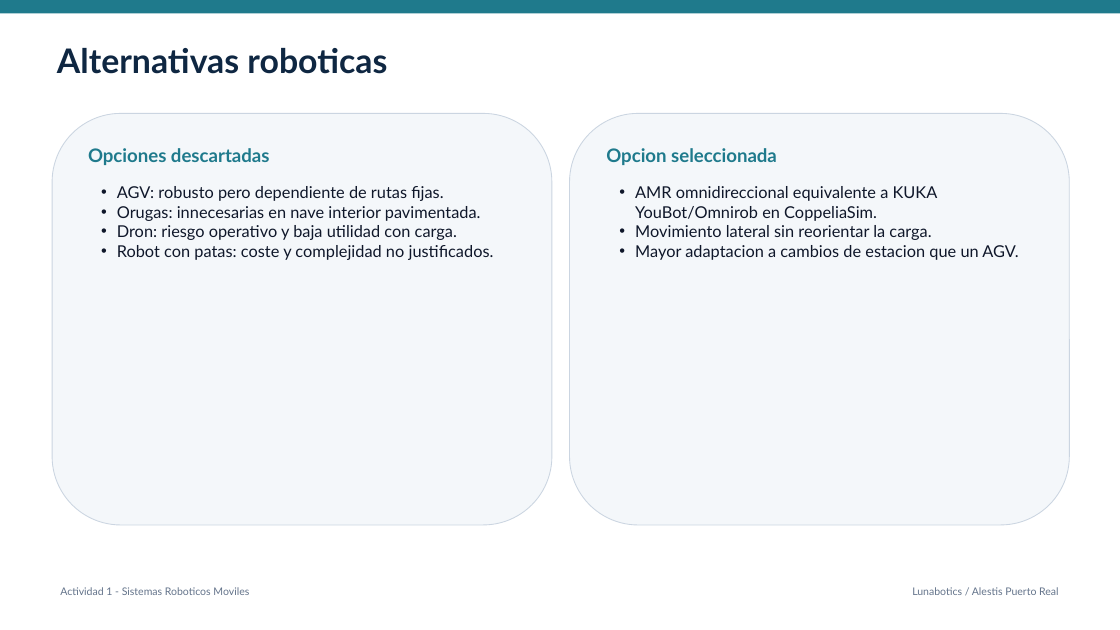
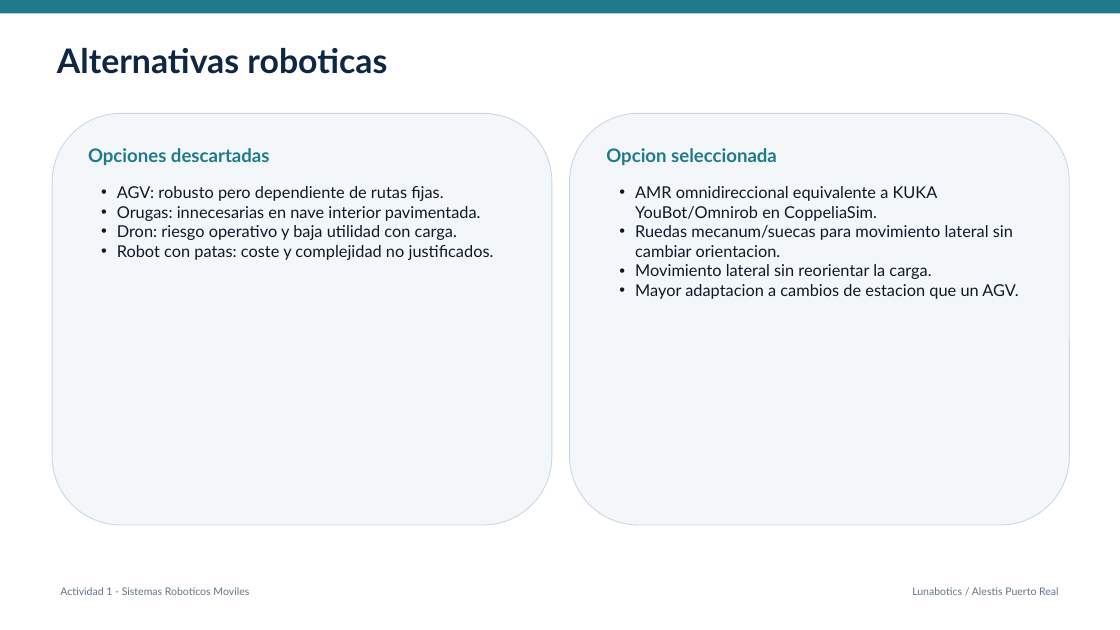
Before and after one commit to jlmayorgaco/viu-mrob-sistemas-roboticos-moviles, a slide deck: slide 8 of actividad1/slides/Actividad1_AMR_FOD_Kitting.pptx. Drawn at 1120x630 pixels with LibreOffice and Linux fonts; fonts in the diff are those of the drawing. Boxes give left, top, right and bottom in pixels: in the first picture for what was removed or moved away, otherwise in the second. Text is boxed around its words. In the diff, an @@ line names an element or a change of style, - is before the commit and + after.

```diff
--- a/actividad1/slides/Actividad1_AMR_FOD_Kitting.pptx
+++ b/actividad1/slides/Actividad1_AMR_FOD_Kitting.pptx
@@ text at box(635, 225, 1013, 257): paragraph added @@
+• Ruedas mecanum/suecas para movimiento lateral sin cambiar orientacion.
```
Also in this commit, not shown: 1 other slide changed, 17 other files.
